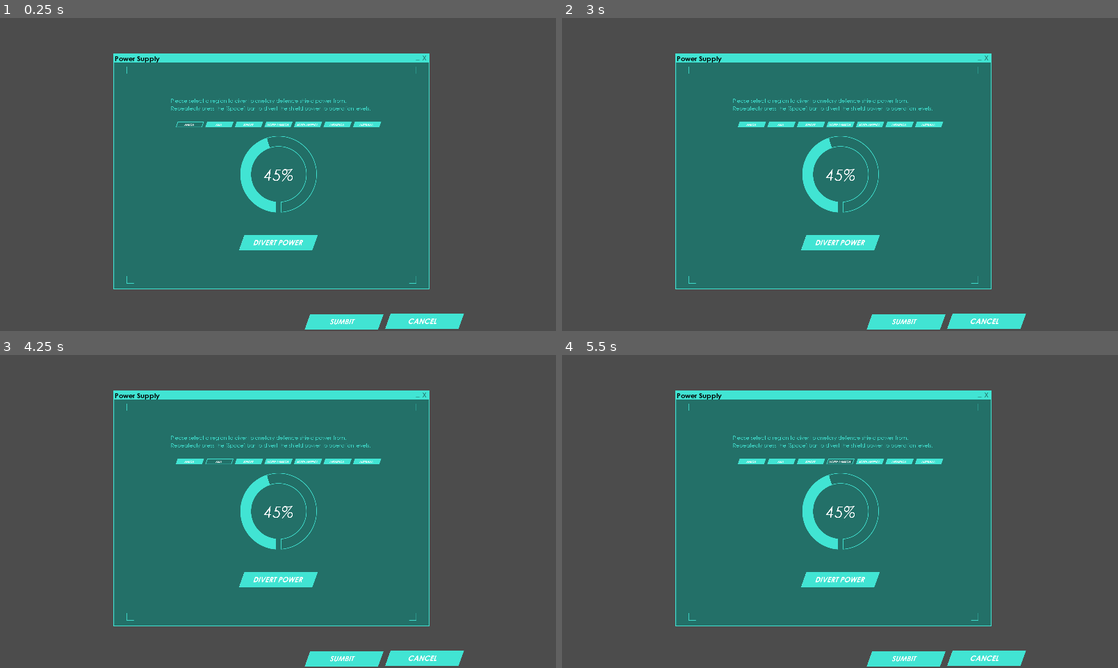
Above: before the commit, frames 1-4 (two rows, left to right).
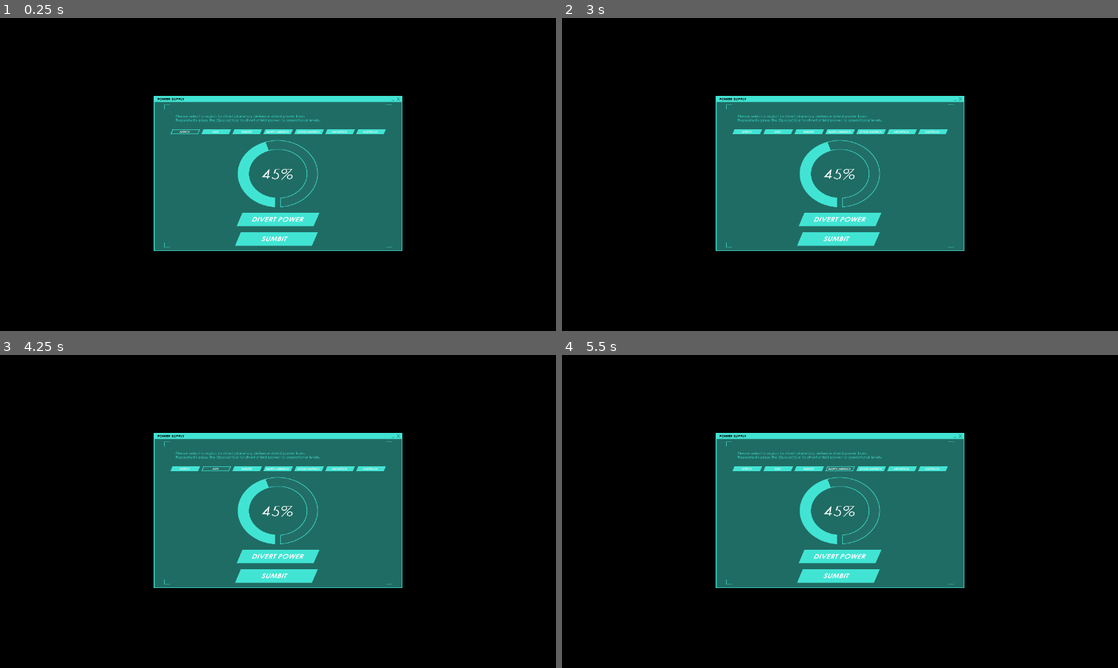
Above: after the commit, the same moments.

Repository: CoderJet/GMTK-20
Game: Godot game, scene res://src/SpaceMashGame/SpaceMashGame.tscn
Same seed, same stepped clock (60 frames per second), same inputs: the game is played once before the commit and once after it. This scene is started directly instead of the project's main scene.
Inputs (mouse positions are in pixels of both pictures, inside the frame that each line leads up to; where the layout moved, square brackets give the same spot in the first picture):
- Up to frame 1 (0.25 s): no input
- Up to frame 2 (3 s): click (840, 218) [840, 243] at 0.5 s; click (840, 240) [906, 321] at 1.25 s; click (984, 321) at 2.02 s; click (745, 130) [751, 124] at 2.75 s
- Up to frame 3 (4.25 s): click (216, 467) [216, 461] at 3.5 s
- Up to frame 4 (5.5 s): click (806, 467) [812, 461] at 4.25 s; click (840, 467) [840, 461] at 5 s

The runs differ from the first frame. In frame 1, 82% of the frame differs, in the area x 0-100%, y 0-100%; in frame 2, 82%; in frame 3, 82%; in frame 4, 82%.

Commit message:
Work tidying up difficulty etc

Diff:
--- a/project.godot
+++ b/project.godot
@@ -17,6 +17,7 @@
 
 config/name="GMTK-20"
 run/main_scene="res://src/MainScene/MainScene.tscn"
+boot_splash/bg_color=Color( 0, 0, 0, 1 )
 config/icon="res://icon.png"
 
 [autoload]
@@ -28,9 +29,10 @@
 window/size/width=1280
 window/size/height=720
 window/size/always_on_top=true
-window/stretch/mode="2d"
-window/stretch/aspect="expand"
+window/stretch/mode="viewport"
+window/stretch/aspect="keep"
 
 [rendering]
 
+environment/default_clear_color=Color( 0, 0, 0, 1 )
 environment/default_environment="res://default_env.tres"
--- a/src/CaptchaGame/CaptchaGame.gd
+++ b/src/CaptchaGame/CaptchaGame.gd
@@ -33,7 +33,7 @@
 	$CanvasLayer/CaptchaText.bbcode_text = "[center]\n\n%s[/center]" % bbcode_value
 
 
-func initiate_minigame(module : int) -> void:
+func initiate_minigame(module : int, difficulty : int) -> void:
 	current_module = module
 
 
--- a/src/SpaceMashGame/SpaceMashGame.gd
+++ b/src/SpaceMashGame/SpaceMashGame.gd
@@ -24,6 +24,9 @@
 
 func initiate_minigame(value : float) -> void:
 	power_level = value
+
+	get_node("ButtonDivertPower").grab_focus()
+	get_node("ButtonSubmit").disabled = true
 
 	var power_whole = int(power_level * 100)
 
@@ -143,6 +146,8 @@
 	get_node("PowerLevel").value = power_whole
 	get_node("PowerLevel/PowerPercentage").text = String(power_whole) + "%"
 
+	if power_whole >= 75:
+		get_node("ButtonSubmit").disabled = false
 
 func _on_ButtonSubmit_pressed() -> void:
 	emit_signal("finished", true, power_level)
--- a/src/SpaceMashGame/SpaceMashGame.tscn
+++ b/src/SpaceMashGame/SpaceMashGame.tscn
@@ -17,16 +17,12 @@
 [ext_resource path="res://src/res/Window/Space/windowbutton_space_continent_asia_inactive.png" type="Texture" id=15]
 [ext_resource path="res://src/res/Window/Space/windowbutton_space_continent_europe_inactive.png" type="Texture" id=16]
 [ext_resource path="res://src/res/Window/Space/windowbutton_space_continent_southamerica_inactive.png" type="Texture" id=17]
-[ext_resource path="res://src/res/Fonts/24/GOTHIC-24.tres" type="DynamicFont" id=18]
+[ext_resource path="res://src/res/Window/Space/window_space.png" type="Texture" id=18]
 [ext_resource path="res://src/res/Window/Space/window_space_gauge.png" type="Texture" id=19]
 [ext_resource path="res://src/res/Fonts/72/GOTHICI-72.tres" type="DynamicFont" id=20]
 [ext_resource path="res://src/res/Window/Space/window_space_gauge_full.png" type="Texture" id=21]
-[ext_resource path="res://src/res/Window/windowclear.png" type="Texture" id=22]
-[ext_resource path="res://src/res/Fonts/16/GOTHICB16.tres" type="DynamicFont" id=23]
-[ext_resource path="res://src/res/windowbuttonsubmit.png" type="Texture" id=24]
-[ext_resource path="res://src/res/windowbuttoncancel.png" type="Texture" id=25]
-[ext_resource path="res://src/res/windowbuttonsubmitdark.png" type="Texture" id=26]
-[ext_resource path="res://src/res/windowbuttoncancellight.png" type="Texture" id=27]
+[ext_resource path="res://src/res/windowbuttonsubmit.png" type="Texture" id=22]
+[ext_resource path="res://src/res/windowbuttonsubmitdark.png" type="Texture" id=23]
 
 [sub_resource type="InputEventKey" id=1]
 pressed = true
@@ -36,64 +32,29 @@
 shortcut = SubResource( 1 )
 
 [node name="SpaceMashGame" type="Control"]
-anchor_left = 0.5
-anchor_top = 0.5
-anchor_right = 0.5
-anchor_bottom = 0.5
-margin_left = -363.0
-margin_top = -272.5
-margin_right = 365.0
-margin_bottom = 270.5
-rect_pivot_offset = Vector2( 364, 271 )
-mouse_filter = 2
+margin_right = 1221.0
+margin_bottom = 818.0
+rect_scale = Vector2( 1.04796, 0.874842 )
 script = ExtResource( 1 )
 __meta__ = {
-"_edit_use_anchors_": false,
-"_editor_description_": ""
-}
-
-[node name="Window" type="NinePatchRect" parent="."]
-anchor_left = 0.5
-anchor_top = 0.5
-anchor_right = 0.5
-anchor_bottom = 0.5
-margin_left = -379.632
-margin_top = -278.18
-margin_right = 348.368
-margin_bottom = 264.82
-rect_pivot_offset = Vector2( 364, 271 )
-texture = ExtResource( 22 )
-region_rect = Rect2( 0.0443115, 0, 1091.96, 816 )
-patch_margin_left = 73
-patch_margin_top = 71
-patch_margin_right = 71
-patch_margin_bottom = 45
-__meta__ = {
-"_edit_use_anchors_": false,
-"_editor_description_": ""
-}
-
-[node name="WindowText" type="Label" parent="Window"]
-margin_left = 132.313
-margin_top = 101.047
-margin_right = 1059.31
-margin_bottom = 166.047
-rect_scale = Vector2( 0.5, 0.5 )
-custom_fonts/font = ExtResource( 18 )
-custom_colors/font_color = Color( 0.258824, 0.898039, 0.831373, 1 )
-text = "Please select a region to divert planetary defence shield power from.
-Repeatedly press the [Space] bar to divert the shield power to operation levels."
-__meta__ = {
-"_edit_use_anchors_": false
-}
-
-[node name="WindowTitle" type="Label" parent="Window"]
-margin_left = 2.92719
-margin_right = 106.927
-margin_bottom = 21.0
-custom_fonts/font = ExtResource( 23 )
-custom_colors/font_color = Color( 0, 0, 0, 1 )
-text = "Power Supply"
+"_edit_use_anchors_": false
+}
+
+[node name="Window" type="TextureRect" parent="."]
+anchor_left = 0.5
+anchor_top = 0.5
+anchor_right = 0.5
+anchor_bottom = 0.5
+margin_left = -546.0
+margin_top = -408.0
+margin_right = 546.0
+margin_bottom = 408.0
+rect_scale = Vector2( 0.5, 0.5 )
+rect_pivot_offset = Vector2( 546, 408 )
+texture = ExtResource( 18 )
+__meta__ = {
+"_edit_use_anchors_": false
+}
 
 [node name="Countries" type="HBoxContainer" parent="."]
 anchor_left = 0.5
@@ -101,9 +62,9 @@
 anchor_right = 0.5
 anchor_bottom = 0.5
 margin_left = -474.0
-margin_top = -126.806
+margin_top = -122.234
 margin_right = 474.0
-margin_bottom = -101.806
+margin_bottom = -97.2341
 rect_scale = Vector2( 0.5, 0.5 )
 rect_pivot_offset = Vector2( 474, 12 )
 size_flags_horizontal = 0
@@ -235,13 +196,13 @@
 
 [node name="ButtonDivertPower" type="TextureButton" parent="."]
 anchor_left = 0.5
-anchor_top = 0.5
-anchor_right = 0.5
-anchor_bottom = 0.5
-margin_left = -181.5
-margin_top = 122.243
+anchor_top = 1.0
+anchor_right = 0.5
+anchor_bottom = 1.0
+margin_left = -181.501
+margin_top = -323.255
 margin_right = 181.5
-margin_bottom = 193.243
+margin_bottom = -252.255
 rect_scale = Vector2( 0.5, 0.5 )
 rect_pivot_offset = Vector2( 181.5, 35 )
 shortcut_in_tooltip = false
@@ -253,22 +214,23 @@
 }
 
 [node name="ButtonSubmit" type="TextureButton" parent="."]
-margin_left = 424.218
-margin_top = 593.267
-margin_right = 789.218
-margin_bottom = 664.267
-rect_scale = Vector2( 0.5, 0.5 )
-texture_normal = ExtResource( 24 )
-texture_pressed = ExtResource( 26 )
-
-[node name="ButtonCancel" type="TextureButton" parent="."]
-margin_left = 609.313
-margin_top = 591.904
-margin_right = 974.313
-margin_bottom = 662.904
-rect_scale = Vector2( 0.5, 0.5 )
-texture_normal = ExtResource( 27 )
-texture_pressed = ExtResource( 25 )
+anchor_left = 0.5
+anchor_top = 1.0
+anchor_right = 0.5
+anchor_bottom = 1.0
+margin_left = -185.039
+margin_top = -272.799
+margin_right = 179.961
+margin_bottom = -201.799
+rect_scale = Vector2( 0.5, 0.5 )
+rect_pivot_offset = Vector2( 181.5, 35 )
+shortcut_in_tooltip = false
+shortcut = SubResource( 2 )
+texture_normal = ExtResource( 22 )
+texture_pressed = ExtResource( 23 )
+__meta__ = {
+"_edit_use_anchors_": false
+}
 [connection signal="toggled" from="Countries/ButtonAfrica" to="." method="_on_ButtonAfrica_toggled"]
 [connection signal="toggled" from="Countries/ButtonAsia" to="." method="_on_ButtonAsia_toggled"]
 [connection signal="toggled" from="Countries/ButtonEurope" to="." method="_on_ButtonEurope_toggled"]
@@ -278,4 +240,3 @@
 [connection signal="toggled" from="Countries/ButtonAustralia" to="." method="_on_ButtonAustralia_toggled"]
 [connection signal="pressed" from="ButtonDivertPower" to="." method="_on_ButtonDivertPower_pressed"]
 [connection signal="pressed" from="ButtonSubmit" to="." method="_on_ButtonSubmit_pressed"]
-[connection signal="pressed" from="ButtonCancel" to="." method="_on_ButtonCancel_pressed"]
Not shown: 1 places in src/SpaceMashGame/SpaceMashGame.tscn that only renumber resources
